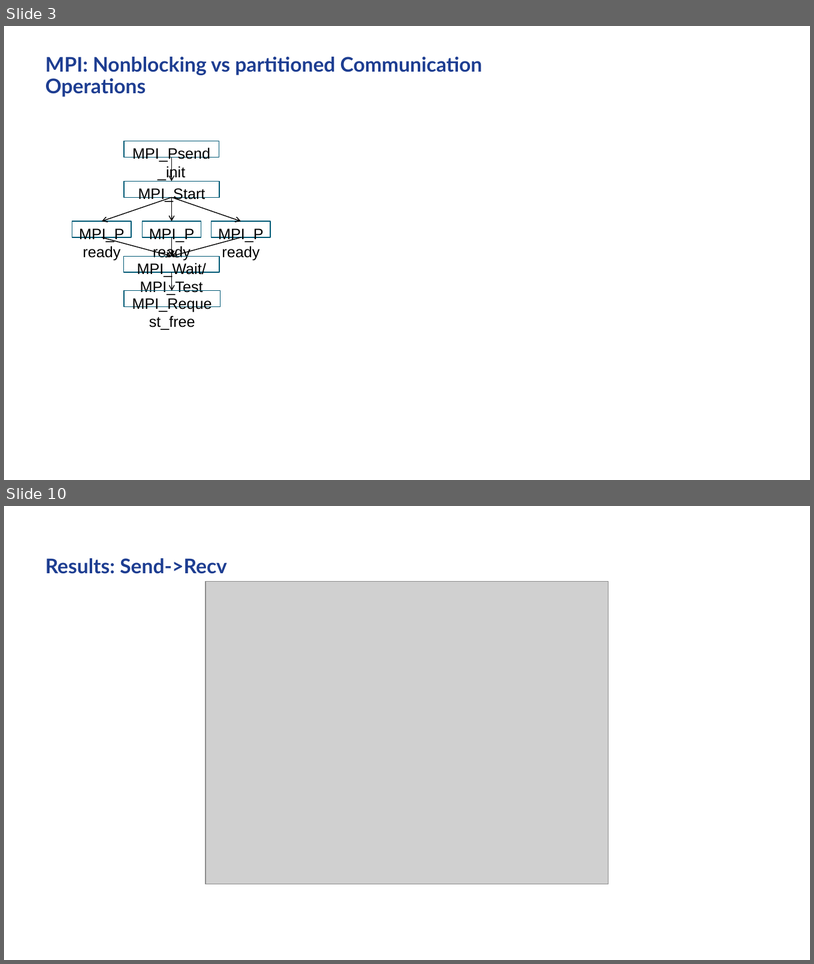
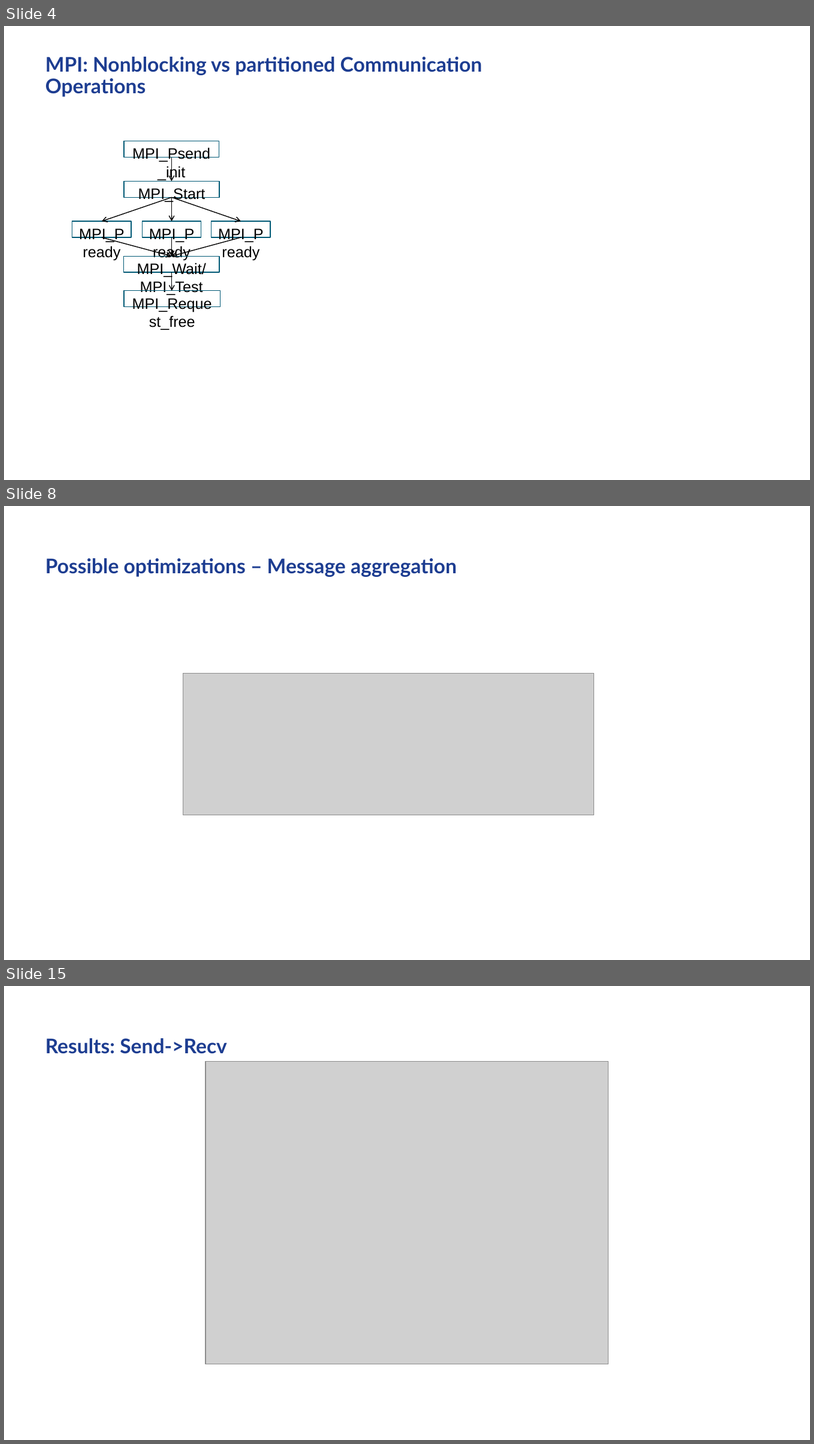
Before and after one commit to AxelSchneewind/mpi-benchmark, a slide deck: presentation/presentation-partitioned-progress.pptx. Shown one above the other, each under a label of ours: slides 3 and 10 before the commit, slides 4, 8 and 15 after it; the slides between them are not shown. The pictures are 814x964 and 814x1444 pixels, drawn with LibreOffice and Linux fonts; fonts in the diff are those of the drawing; grey boxes stand for pictures; background and template pictures are left out. Boxes give left, top, right and bottom in pixels: in the first picture for what was removed or moved away, otherwise in the second. Text is boxed around its words. In the diff, an @@ line names an element or a change of style, - is before the commit and + after.

```diff
--- a/presentation/presentation-partitioned-progress.pptx
+++ b/presentation/presentation-partitioned-progress.pptx
@@ slide 8 added at [4,506,810,960], background picture (left out) @@
@@ title added at [45,558,457,577], 24 pt, text #1D3D91, bold @@
+Possible optimizations – Message aggregation
@@ picture added at [183,673,594,814] @@
@@ what was slide 3 is now slide 4 @@
@@ what was slide 10 is now slide 15 @@
```
Also in this commit, not shown: 8 slides changed, 8 other slides added, 21 other files.
